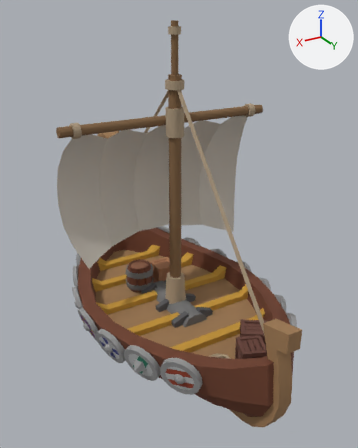
The FBX model Assets/GreenTree/ShipsAndPirates/Models/Drakkar.fbx as it was, and as the next commit left it.
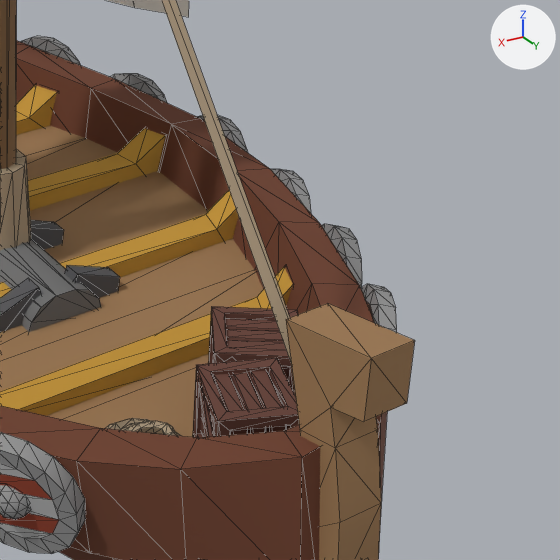
Each version is shown whole from a camera (50 mm lens) standing at (7.02, 12.24, 10.01) and looking at (-0.09, 0.38, 4.08), then close up on the part from 49% to 97% of the width and 51% to 89% of the height. Lighting does not change. The marker at upper right points along +X, +Y and +Z. The close-ups show mesh edges as thin lines. Where no turn or scale is listed for an object, it has been applied to the vertices. Vertices at the same position are counted once.

The scene before the commit, as lines of its bpy script (objects in view):
```python
me_mesh = bpy.data.meshes.new('Mesh')
me_mesh.from_pydata(...)  # 2012 vertices, 3471 faces; spans x -3.26..3.26, y -5.59..5.63, z -0.4..9.78
me_mesh.materials.append(mat_color)  # picture img_color_psd
# before: 941 (-0.2, 5.63, 3.38) at pixel (414, 340), 942 (0.2, 5.63, 3.38) at pixel (371, 358), 943 (0.2, 4.76, 3.18) at pixel (285, 319), 1060 (-0.2, 5.29, 2.76), 1061 (-0.2, 4.76, 3.18) at pixel (327, 303)
# before: 1062 (0.2, 5.29, 2.76) at pixel (330, 407), 1063 (-0.2, 5.62, 2.86) at pixel (406, 403), 1064 (0.2, 5.62, 2.86) at pixel (363, 421)
me_mesh_001 = bpy.data.meshes.new('Mesh.001')
me_mesh_001.from_pydata(...)  # 864 vertices, 1366 faces; spans x -1.2..0.97, y -1.73..4.48, z 1.01..1.91
me_mesh_001.materials.append(mat_color)  # picture img_color_psd
ob_drakkar = bpy.data.objects.new('Drakkar', me_mesh)
ob_drakkar.location = (0.0, 0.0, 0.0)
ob_props = bpy.data.objects.new('Props', me_mesh_001)
ob_props.location = (0.0, 0.0, 0.21)
```
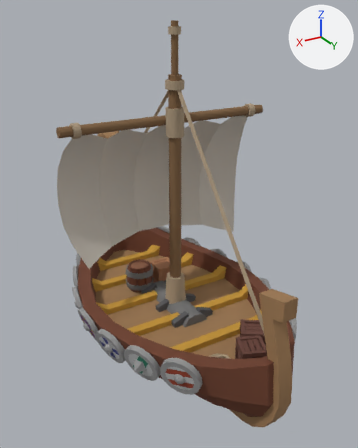
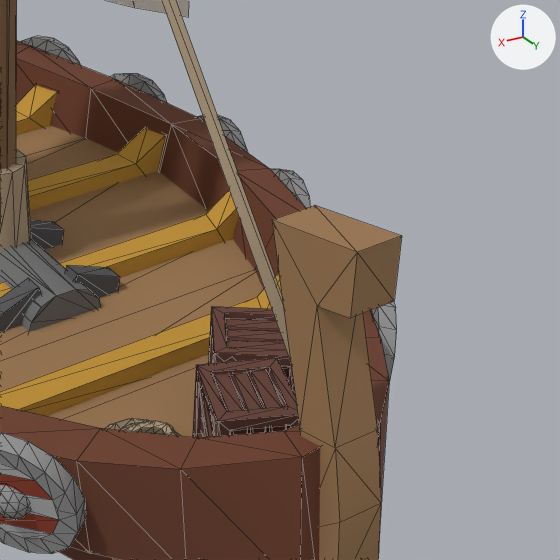
The change, as a list of edits to the scene's bpy script:
```text
Change me_mesh:
    where me_mesh.from_pydata(...)  # 2012 vertices, 3471 faces; spans x -3.26..3.26, y -5.59..5.63, z -0.4..9.78
    used by ob_drakkar; location = (0.0, 0.0, 0.0)
    me_mesh part 1
    add for i in [941, 942, 943, *range(1060, 1065)]: me_mesh.vertices[i].co += Vector((0.0, -0.22, 0.72))
```

Pixel boxes (x1, y1, x2, y2) of what changed, in the close-ups (560 x 560 px; the box of a moved part takes in the faces that stretch with it):
'Drakkar', reshaped: before (0, 0, 415, 560); after (0, 0, 402, 560)
part 1 of me_mesh, moved or reshaped: before (286, 303, 415, 448); after (272, 205, 402, 448)
